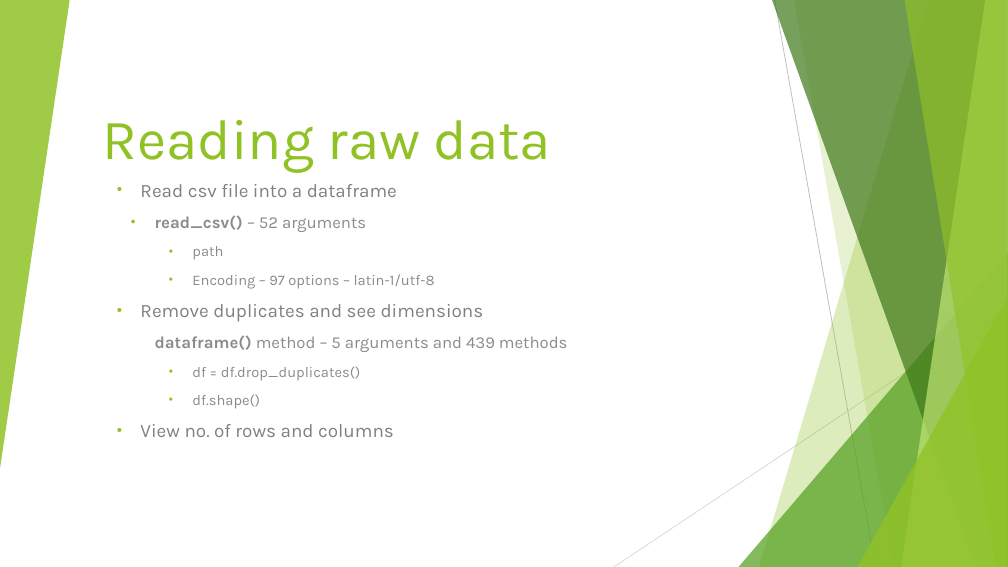
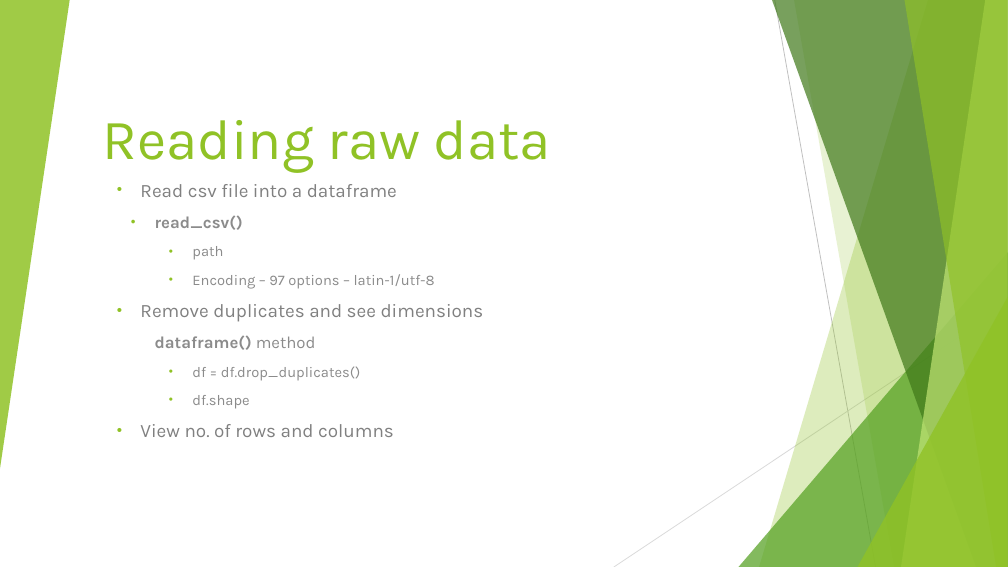
Before and after one commit to Tirtharaj-1111/wolftech-learning-tirtharaj, a slide deck: slide 9 of data-science-adv-python/Data Science w Advanced Python.pptx. Drawn at 1008x567 pixels with LibreOffice and Linux fonts; fonts in the diff are those of the drawing. Boxes give left, top, right and bottom in pixels: in the first picture for what was removed or moved away, otherwise in the second. Text is boxed around its words. In the diff, an @@ line names an element or a change of style, - is before the commit and + after.

Commit message:
Data Science w/ Adv. Python docs-update

```diff
--- a/data-science-adv-python/Data Science w Advanced Python.pptx
+++ b/data-science-adv-python/Data Science w Advanced Python.pptx
@@ subtitle at bbox=[155, 216, 243, 230]: text changed; bold on @@
-  • read_csv() – 52 arguments
+  • read_csv()
@@ subtitle at bbox=[155, 336, 316, 350]: text changed; bold on @@
-  dataframe() method – 5 arguments and 439 methods
+  dataframe() method
@@ subtitle at bbox=[192, 395, 249, 409]: text changed @@
-    • df.shape()
+    • df.shape
```
Also in this commit, not shown: 1 other slide changed, 2 slides added, 2 slides removed, 1 other file.
